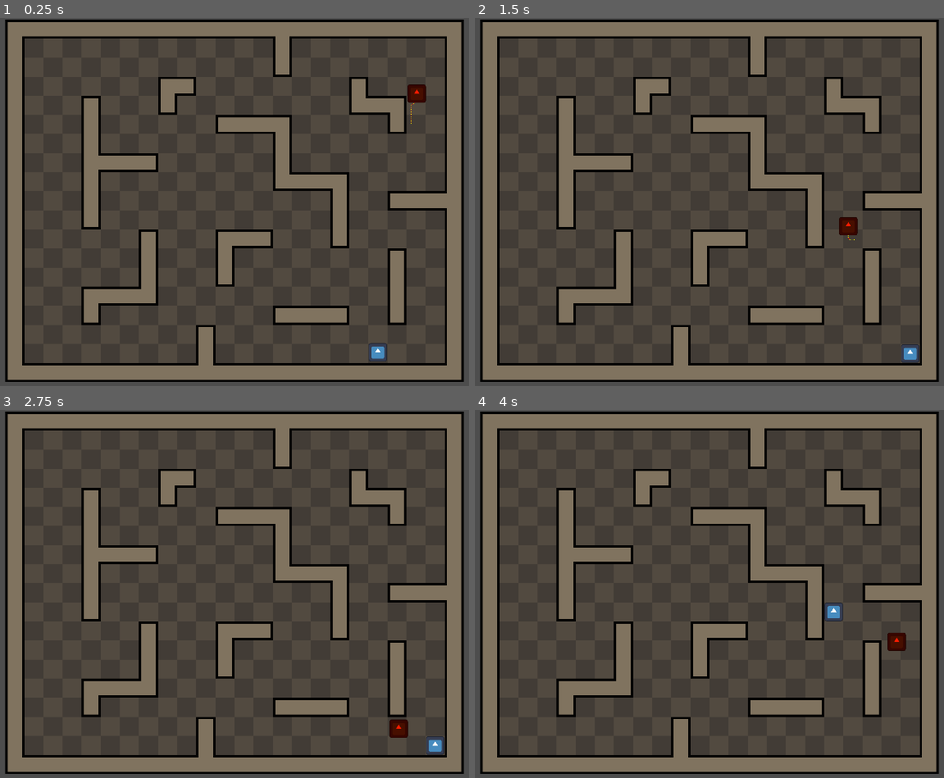
Above: before the commit, frames 1-4 (two rows, left to right).
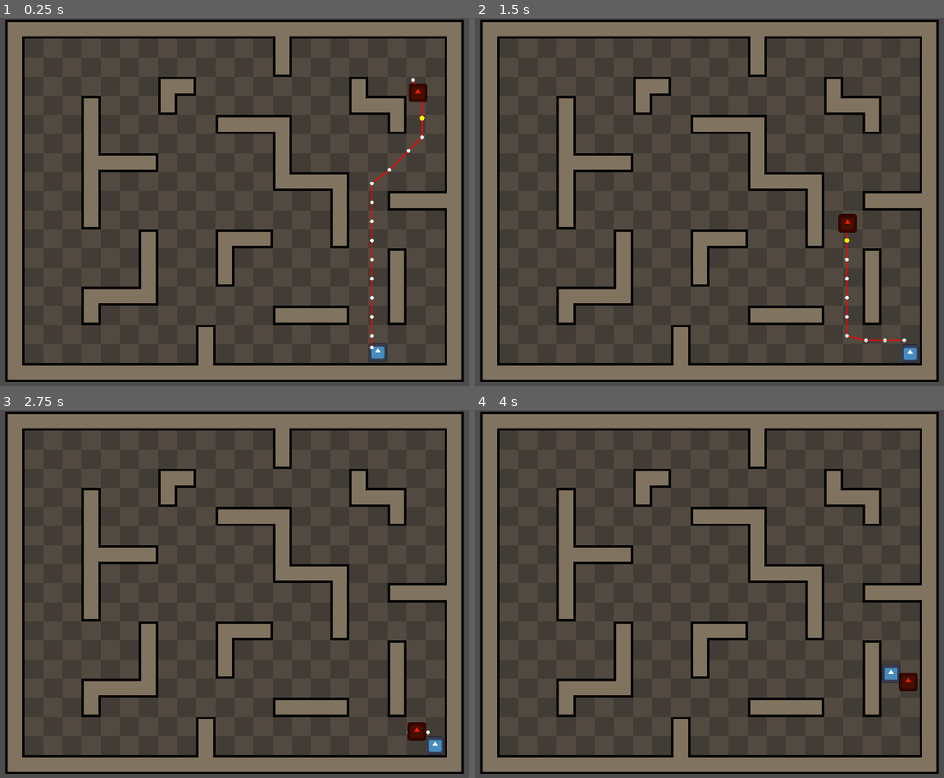
Above: after the commit, the same moments.

Repository: babeszino/a-star-pathfinding-on-navmesh
Game: Godot game, scene res://main.tscn
Same seed, same stepped clock (60 frames per second), same inputs: the game is played once before the commit and once after it. The engine's default icon, where the game draws it, is replaced by a stand-in: a white triangle on a blue panel in a dark square.
Inputs:
- Up to frame 1 (0.25 s): no input
- Up to frame 2 (1.5 s): hold D (right) 0.53-1.28 s; hold S (down) from 1.28 s (still down)
- Up to frame 3 (2.75 s): release S (down) at 2.03 s; hold D (right) from 2.03 s (still down)
- Up to frame 4 (4 s): release D (right) at 2.78 s; hold W (up) 2.78-3.53 s; hold A (left) from 3.53 s (still down)

The runs differ from the first frame. In frame 1, 0.4% of the frame differs, in the area x 78-92%, y 16-90%; in frame 2, 0.3%; in frame 3, 0.4%; in frame 4, 0.8%, in the area x 74-95%, y 52-77%.

Commit message:
v0.8
-finally a working version

Diff:
--- a/a-star-algorithm-pathfinding/enemy.gd
+++ b/a-star-algorithm-pathfinding/enemy.gd
@@ -3,8 +3,8 @@
 # movement property-k
 @export var movement_speed : float = 100.0
 @export var target_path : NodePath
-@export var path_update_interval : float = 0.5
-@export var arrival_distance : float = 16.0
+@export var path_update_interval : float = 0.15
+@export var arrival_distance : float = 10.0
 @export var debug_draw : bool = true
 
 # navigacios es utvonalkeresos valtozok
@@ -27,10 +27,7 @@
 		parent = parent_node
 
 	func calculate_costs(start_pos: Vector2, end_pos: Vector2):
-		# ---
 		# cost szamolas a kiindulasi ponttol az aktualis node-ig
-		# ---
-
 		if parent:
 			g_cost = parent.g_cost + position.distance_to(parent.position)
 		else:
@@ -60,9 +57,16 @@
 		if nav_region:
 			nav_map_rid = nav_region.get_world_2d().get_navigation_map()
 
-	NavigationServer2D.map_force_update(nav_map_rid)
-
-	_update_path()
+	# Wait for navigation to be ready
+	call_deferred("_initialize_navigation")
+
+
+func _initialize_navigation():
+	if nav_map_rid:
+		NavigationServer2D.map_force_update(nav_map_rid)
+		# Wait one more frame for the navigation to be ready
+		await get_tree().process_frame
+		_update_path()
 
 
 func _process(delta):
@@ -79,7 +83,6 @@
 	if debug_draw:
 		queue_redraw()
 
-
 func _update_path():
 	if !is_instance_valid(target) or !nav_map_rid:
 		return
@@ -91,7 +94,6 @@
 		current_path_index = min(1, path.size() -1) # elso waypoint-tol indulas
 
 
-
 func _follow_path():
 	# ha elertuk az utvonal veget, stop
 	if current_path_index >= path.size():
@@ -107,17 +109,21 @@
 	velocity = direction * movement_speed
 	move_and_slide()
 
-	# 1st fix attempt - force update
+	# falnak utkozeskor ujraszamitas
 	if get_slide_collision_count() > 0:
-		print("enemy hit wall")
+		print("Enemy hit wall - recalculating path")
 		_update_path()
 
 	# megnezzuk, hogy elertuk e az aktualis waypointot
 	if global_position.distance_to(target_pos) < arrival_distance:
 		current_path_index += 1
 
+
 # A* algoritmus
 func _find_path_astar(start_pos: Vector2, end_pos: Vector2) -> Array:
+	if !nav_map_rid:
+		return []
+
 	var start_point = NavigationServer2D.map_get_closest_point(nav_map_rid, start_pos)
 	var end_point = NavigationServer2D.map_get_closest_point(nav_map_rid, end_pos)
 
@@ -249,34 +255,32 @@
 	path.reverse()
 	return path
 
-
-# debug draw-olas vizualizalashoz
 func _draw():
 	if !debug_draw or path.size() <= 1:
 		return
 
-	# utvonal kirajzolasa vonalankent
-	for i in range(path.size() - 1):
+	var local_points = []
+	var node_scale = scale.x
+	for point in path:
+		local_points.append((point - global_position) / node_scale)
+
+	for i in range(local_points.size() - 1):
 		draw_line(
-			path[i] - global_position,
-			path[i + 1] - global_position,
-			Color(1, 0, 0),
-			2.0
+			local_points[i],
+			local_points[i + 1],
+			Color.RED,
+			1.0 / node_scale
 		)
 
-	# waypoint-oknal karika rajzolas
-	for i in range(path.size()):
-		draw_circle(
-			path[i] - global_position,
-			3.0,
-			Color(0, 1, 0) if i == current_path_index else Color(1, 1, 0)
-		)
-
-	# vonal rajzolasa az aktualis waypointig
-	if current_path_index < path.size():
-		draw_line(
-			Vector2.ZERO,
-			path[current_path_index] - global_position,
-			Color(0, 0, 1),
-			1.0
-		)
+	for i in range(local_points.size()):
+		var color : Color
+		var radius : float
+
+		if i == current_path_index:
+			color = Color.YELLOW
+			radius = 2.0 / node_scale
+		else:
+			color = Color.WHITE
+			radius = 1.5 / node_scale
+
+		draw_circle(local_points[i], radius, color)
